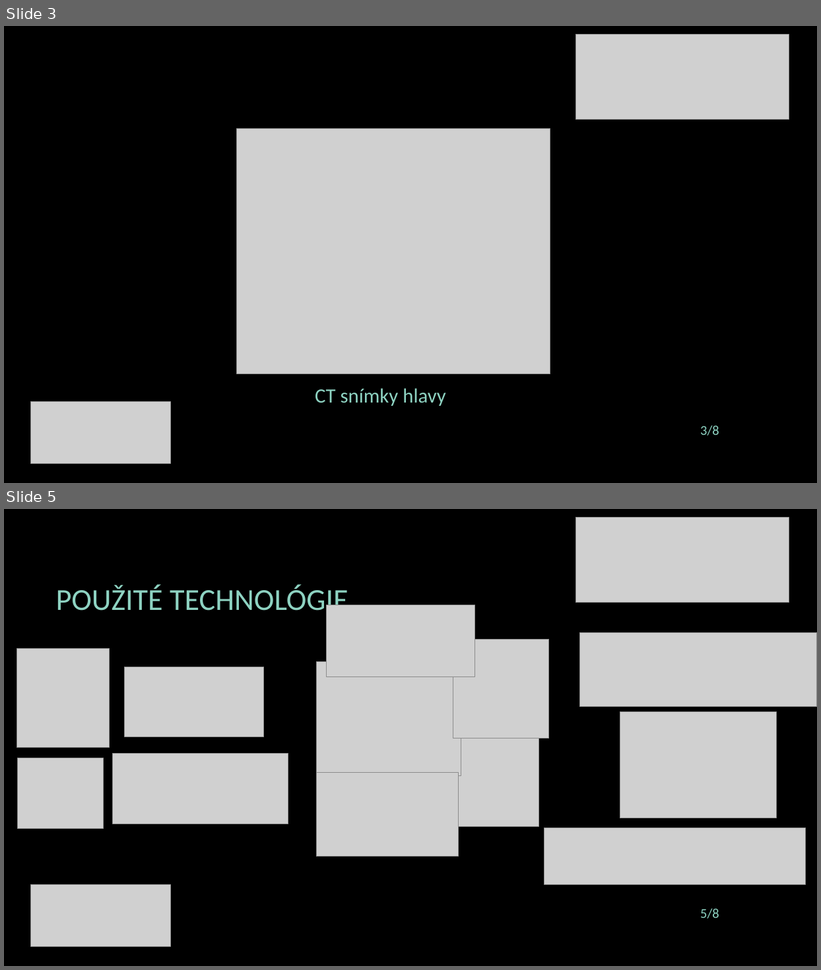
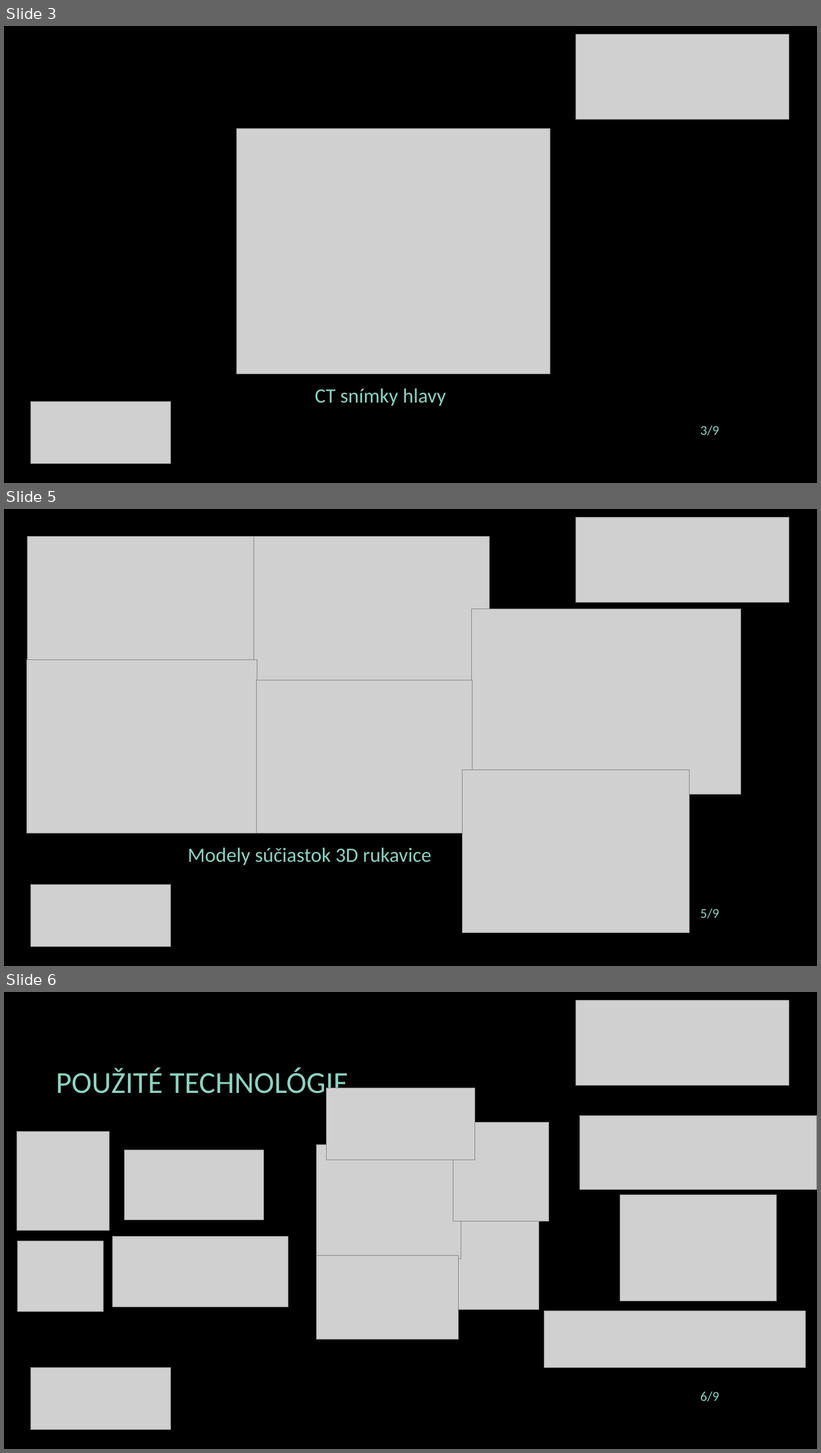
Before and after one commit to rbalaz/liveproject3dglove-, a slide deck: tp_presentation.pptx. Shown one above the other, each under a label of ours: slides 3 and 5 before the commit, slides 3, 5 and 6 after it; the slides between them are not shown. The pictures are 821x970 and 821x1453 pixels, drawn with LibreOffice and Linux fonts; fonts in the diff are those of the drawing; grey boxes stand for pictures; background and template pictures are left out. Boxes give left, top, right and bottom in pixels: in the first picture for what was removed or moved away, otherwise in the second. Text is boxed around its words. In the diff, an @@ line names an element or a change of style, - is before the commit and + after.

```diff
--- a/tp_presentation.pptx
+++ b/tp_presentation.pptx
@@ slide 5 added at [4, 509, 817, 966], background picture (left out) @@
@@ picture added at [576, 518, 789, 603] @@
@@ picture added at [27, 537, 255, 663] @@
@@ picture added at [253, 537, 489, 682] @@
@@ picture added at [472, 609, 741, 795] @@
@@ picture added at [26, 660, 257, 834] @@
@@ picture added at [257, 681, 473, 834] @@
@@ picture added at [462, 770, 690, 933] @@
@@ text added at [187, 848, 432, 865], 24 pt, text #8ED3C2 @@
+Modely súčiastok 3D rukavice
@@ picture added at [31, 885, 170, 947] @@
@@ page number added at [700, 909, 719, 919], 16 pt, text #8ED3C2 @@
+5/9
@@ page number at [700, 426, 719, 436]: text changed @@
-3/8
+3/9
@@ what was slide 5 is now slide 6 @@
@@ page number at [700, 1392, 719, 1402]: text changed @@
-5/8
+6/9
```
Also in this commit, not shown: 1 slide changed, 1 other file.
